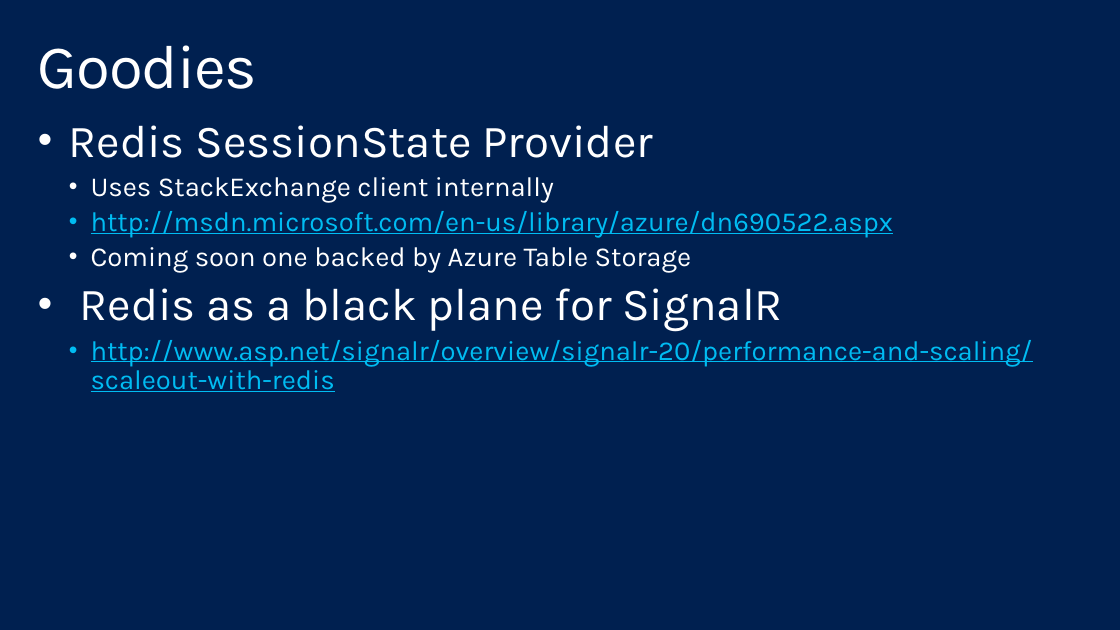
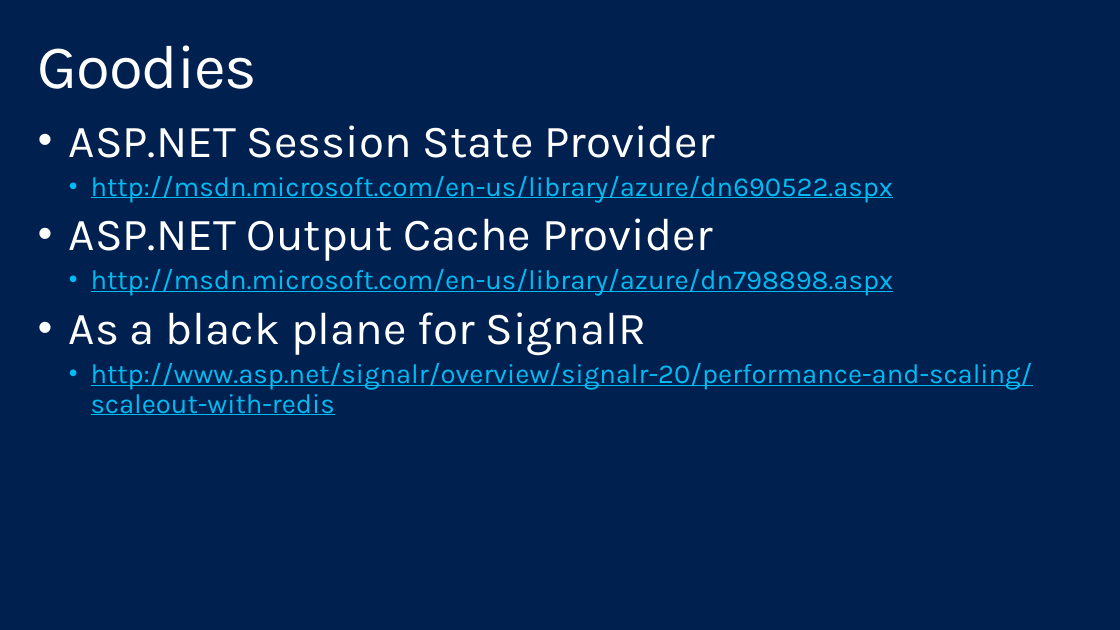
Before and after one commit to shawnweisfeld/20141125_Redis, a slide deck: slide 15 of Redis.pptx. Drawn at 1120x630 pixels with LibreOffice and Linux fonts; fonts in the diff are those of the drawing; background and template pictures are left out. Boxes give left, top, right and bottom in pixels: in the first picture for what was removed or moved away, otherwise in the second. Text is boxed around its words. In the diff, an @@ line names an element or a change of style, - is before the commit and + after.

Commit message:
tweak ppt

```diff
--- a/Redis.pptx
+++ b/Redis.pptx
@@ text at <box>69,125,714,158</box>: text changed; size 24 to 40 pt @@
-• Redis SessionState Provider
-  • Uses StackExchange client internally
+• ASP.NET Session State Provider
@@ text at <box>69,218,894,355</box>: text changed; text colour #FFFFFF to #00BCF2 @@
-  • Coming soon one backed by Azure Table Storage
-• Redis as a black plane for SignalR
+• ASP.NET Output Cache Provider
+  • http://msdn.microsoft.com/en-us/library/azure/dn798898.aspx
+• As a black plane for SignalR
```
Also in this commit, not shown: 1 other slide changed, 2 slides added.
